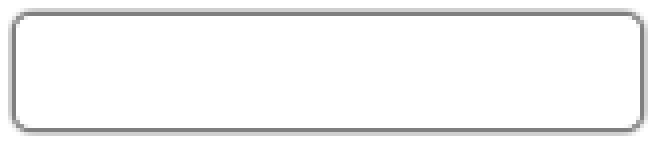
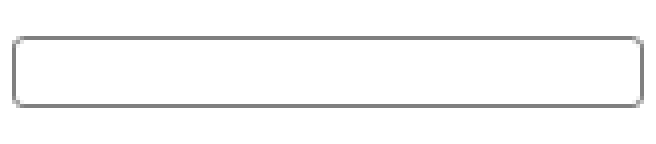
Layers edited between the first and the second 656×144 image:
renamed "Group 1" to "Highlight-Big", hid the group it (4 layers) over [left=16, top=16, right=640, bottom=128]
added group "Highlight-Small" with 1 layers above "Body-Small" over [left=16, top=40, right=640, bottom=104]
added layer "BGFX copy" in group "Highlight-Small" over [left=16, top=40, right=640, bottom=104]
